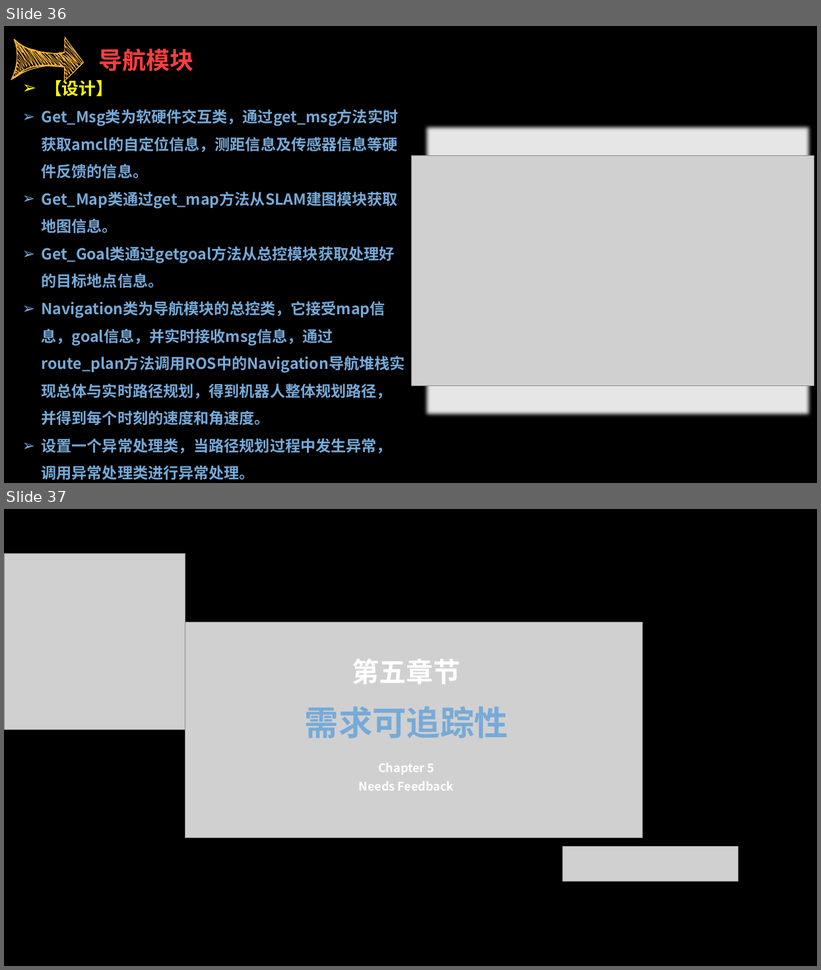
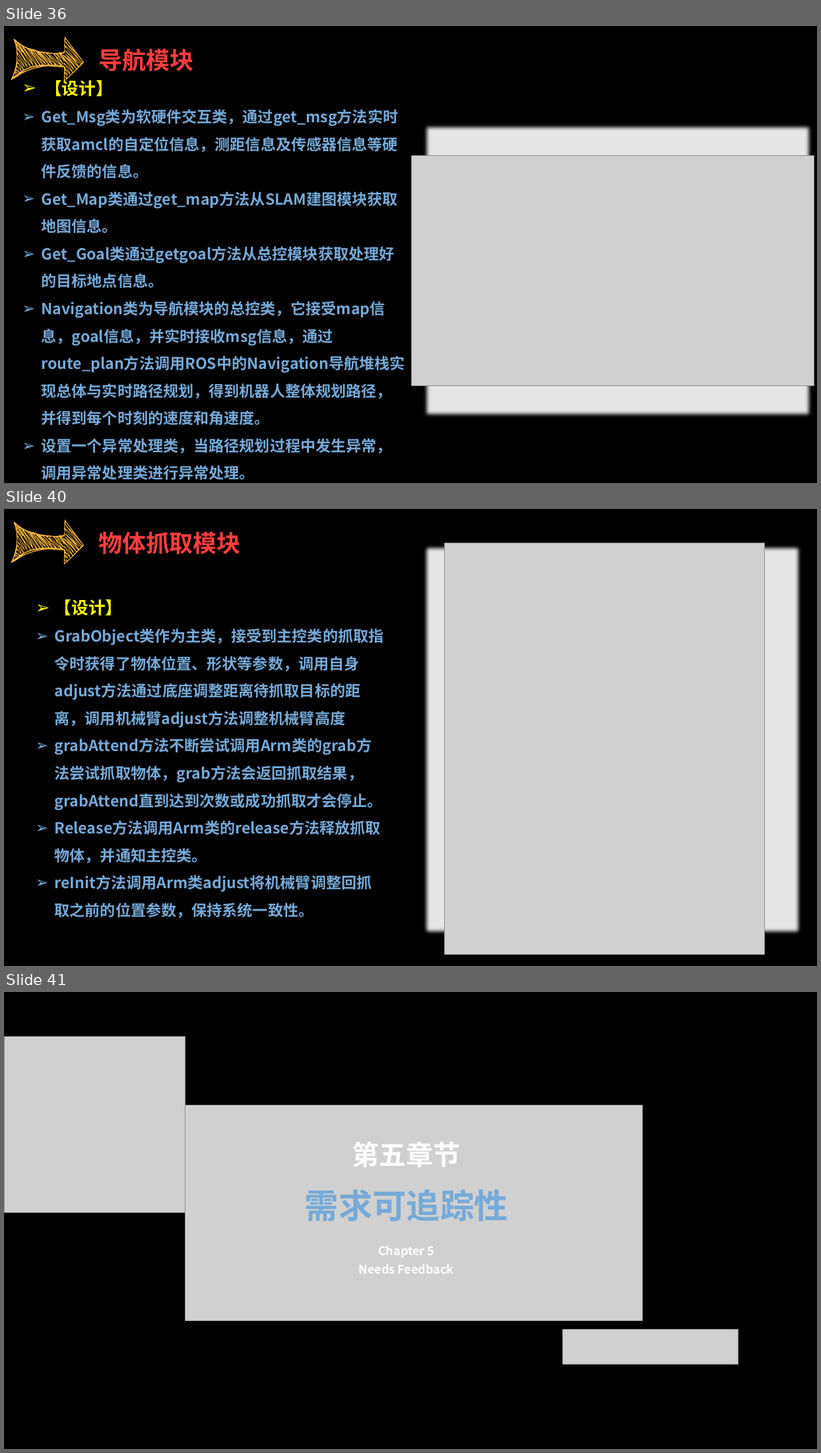
Before and after one commit to sebuaa2019/Team103, a slide deck: SE0423答辩TEAM103.pptx. Shown one above the other, each under a label of ours: slides 36 and 37 before the commit, slides 36, 40 and 41 after it; the slides between them are not shown. The pictures are 821x970 and 821x1453 pixels, drawn with LibreOffice and Linux fonts; fonts in the diff are those of the drawing; grey boxes stand for pictures. Boxes give left, top, right and bottom in pixels: in the first picture for what was removed or moved away, otherwise in the second. Text is boxed around its words. In the diff, an @@ line names an element or a change of style, - is before the commit and + after.

```diff
--- a/SE0423答辩TEAM103.pptx
+++ b/SE0423答辩TEAM103.pptx
@@ slide 40 added at (4, 509, 817, 966), background #000000 @@
@@ freeform shape added at (11, 520, 84, 564), fill #F7B63E @@
@@ text added at (98, 531, 240, 555), 28 pt, text #FF3E3E, bold @@
+物体抓取模块
@@ rectangle added at (422, 543, 804, 937), fill #E7E6E6 @@
@@ picture added at (445, 543, 765, 956) @@
@@ text added at (55, 599, 384, 918), 18 pt, text #76AAD8, bold @@
+➢ 【设计】
+➢ GrabObject类作为主类，接受到主控类的抓取指令时获得了物体位置、形状等参数，调用自身adjust方法通过底座调整距离待抓取目标的距离，调用机械臂adjust方法调整机械臂高度
+➢ grabAttend方法不断尝试调用Arm类的grab方法尝试抓取物体，grab方法会返回抓取结果，grabAttend直到达到次数或成功抓取才会停止。
+➢ Release方法调用Arm类的release方法释放抓取物体，并通知主控类。
+➢ reInit方法调用Arm类adjust将机械臂调整回抓取之前的位置参数，保持系统一致性。
@@ what was slide 37 is now slide 41 @@
```
Also in this commit, not shown: 3 other slides added.
